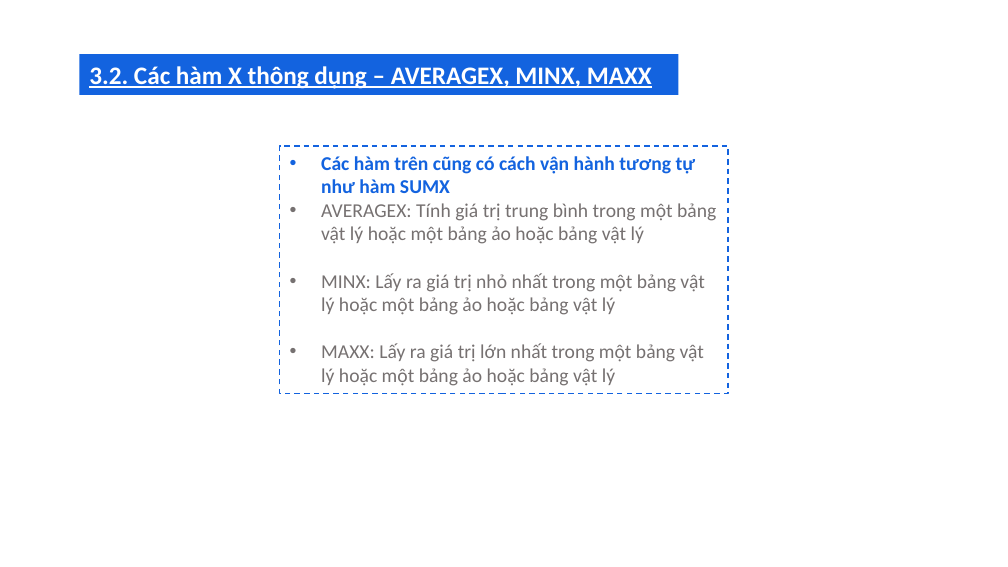
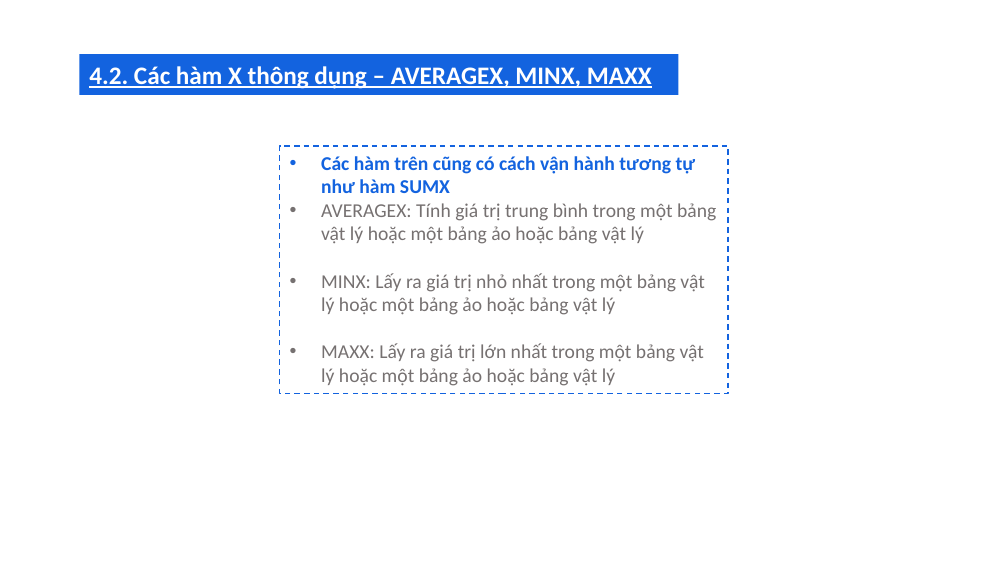
Before and after one commit to hoanghce/Training, a slide deck: slide 43 of Training DKSH.pptx. Drawn at 1008x567 pixels with LibreOffice and Linux fonts; fonts in the diff are those of the drawing. Boxes give left, top, right and bottom in pixels: in the first picture for what was removed or moved away, otherwise in the second. Text is boxed around its words. In the diff, an @@ line names an element or a change of style, - is before the commit and + after.

```diff
--- a/Training DKSH.pptx
+++ b/Training DKSH.pptx
@@ text in rectangle at (89, 66, 652, 89): text changed @@
-3.2. Các hàm X thông dụng – AVERAGEX, MINX, MAXX
+4.2. Các hàm X thông dụng – AVERAGEX, MINX, MAXX
```
Also in this commit, not shown: 4 other slides changed.
